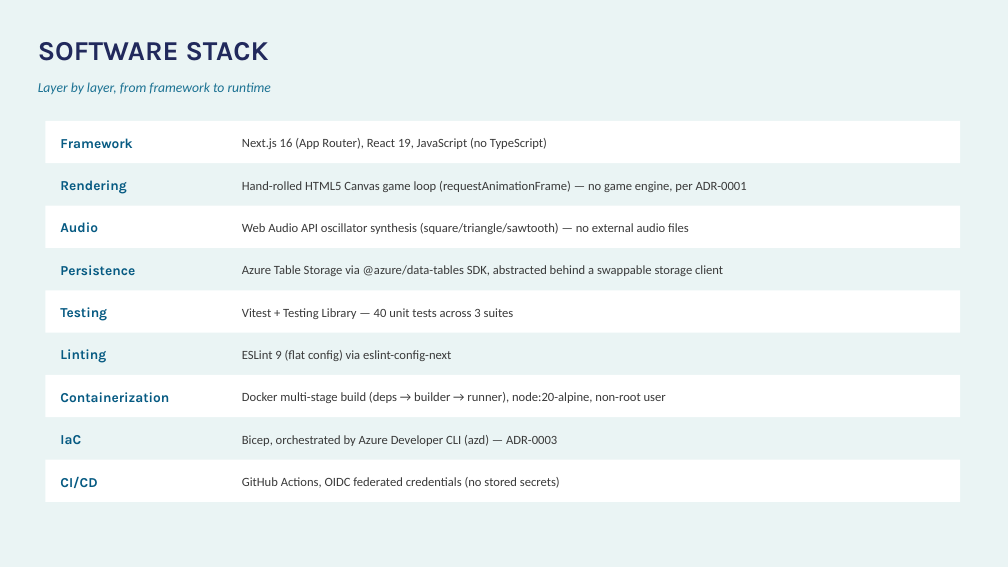
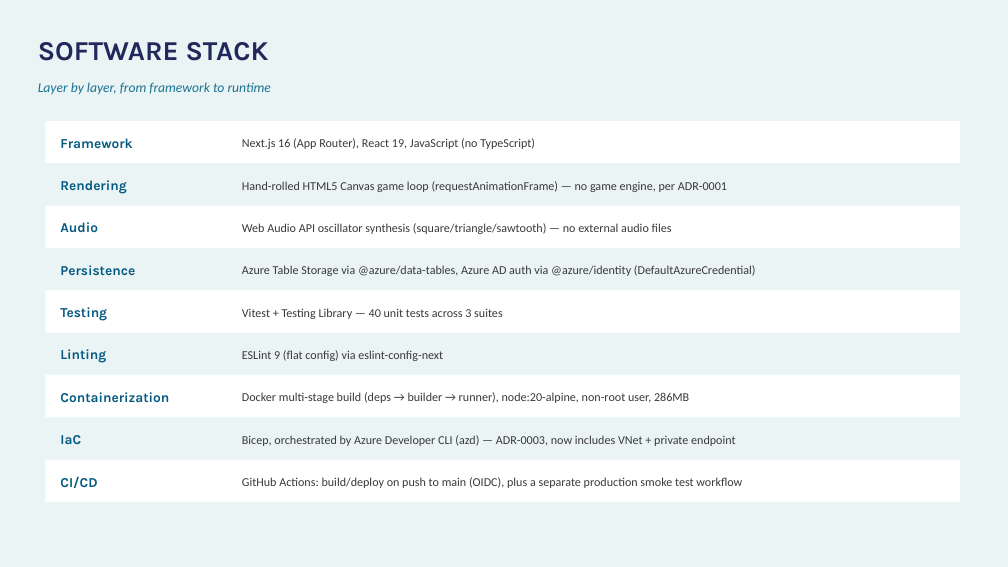
Before and after one commit to bedro96/raccoon, a slide deck: slide 3 of Ponpoko-Technical-Architecture.pptx. Drawn at 1008x567 pixels with LibreOffice and Linux fonts; fonts in the diff are those of the drawing. Boxes give left, top, right and bottom in pixels: in the first picture for what was removed or moved away, otherwise in the second. Text is boxed around its words. In the diff, an @@ line names an element or a change of style, - is before the commit and + after.

```diff
--- a/Ponpoko-Technical-Architecture.pptx
+++ b/Ponpoko-Technical-Architecture.pptx
@@ text at (242,265,756,276): text changed; size 12 to 11.5 pt @@
-Azure Table Storage via @azure/data-tables SDK, abstracted behind a swappable storage client
+Azure Table Storage via @azure/data-tables, Azure AD auth via @azure/identity (DefaultAzureCredential)
@@ size 12 to 11.5 pt in 5 elements at (242,138,535,149), (242,181,727,192), (242,223,672,234), (242,308,502,319), (242,350,443,361) @@
@@ text at (242,392,689,403): text changed; size 12 to 11.5 pt @@
-Docker multi-stage build (deps → builder → runner), node:20-alpine, non-root user
+Docker multi-stage build (deps → builder → runner), node:20-alpine, non-root user, 286MB
@@ text at (242,435,735,446): text changed; size 12 to 11.5 pt @@
-Bicep, orchestrated by Azure Developer CLI (azd) — ADR-0003
+Bicep, orchestrated by Azure Developer CLI (azd) — ADR-0003, now includes VNet + private endpoint
@@ text at (242,477,742,488): text changed; size 12 to 11.5 pt @@
-GitHub Actions, OIDC federated credentials (no stored secrets)
+GitHub Actions: build/deploy on push to main (OIDC), plus a separate production smoke test workflow
```
Also in this commit, not shown: 9 other slides changed.
